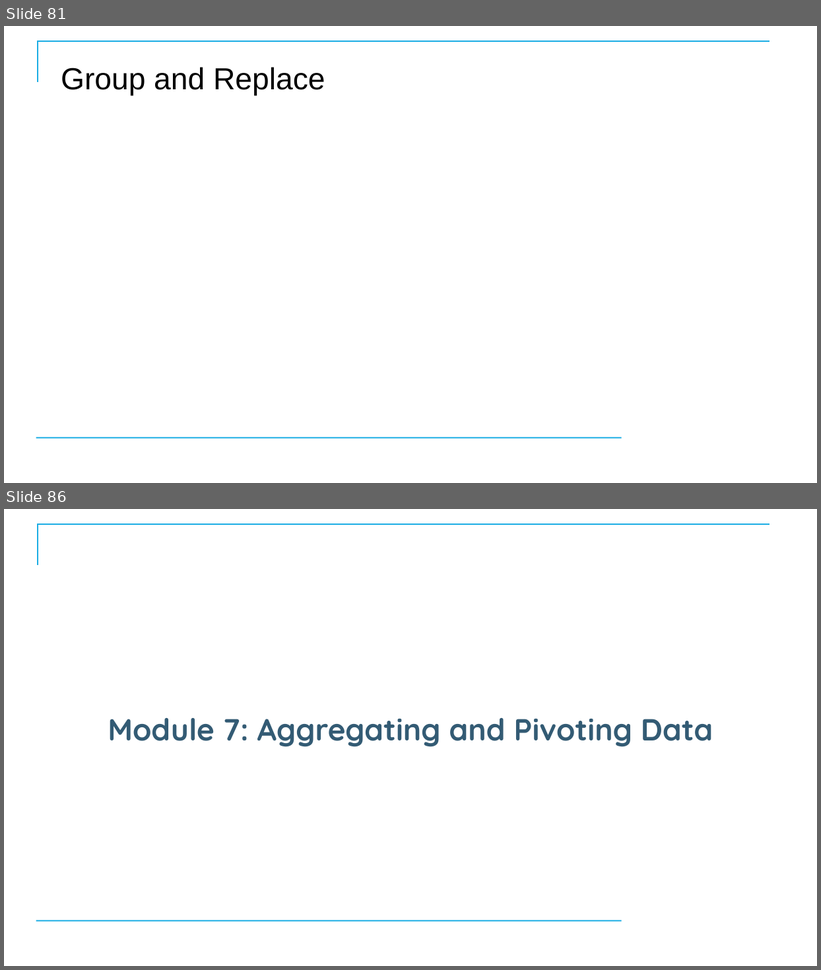
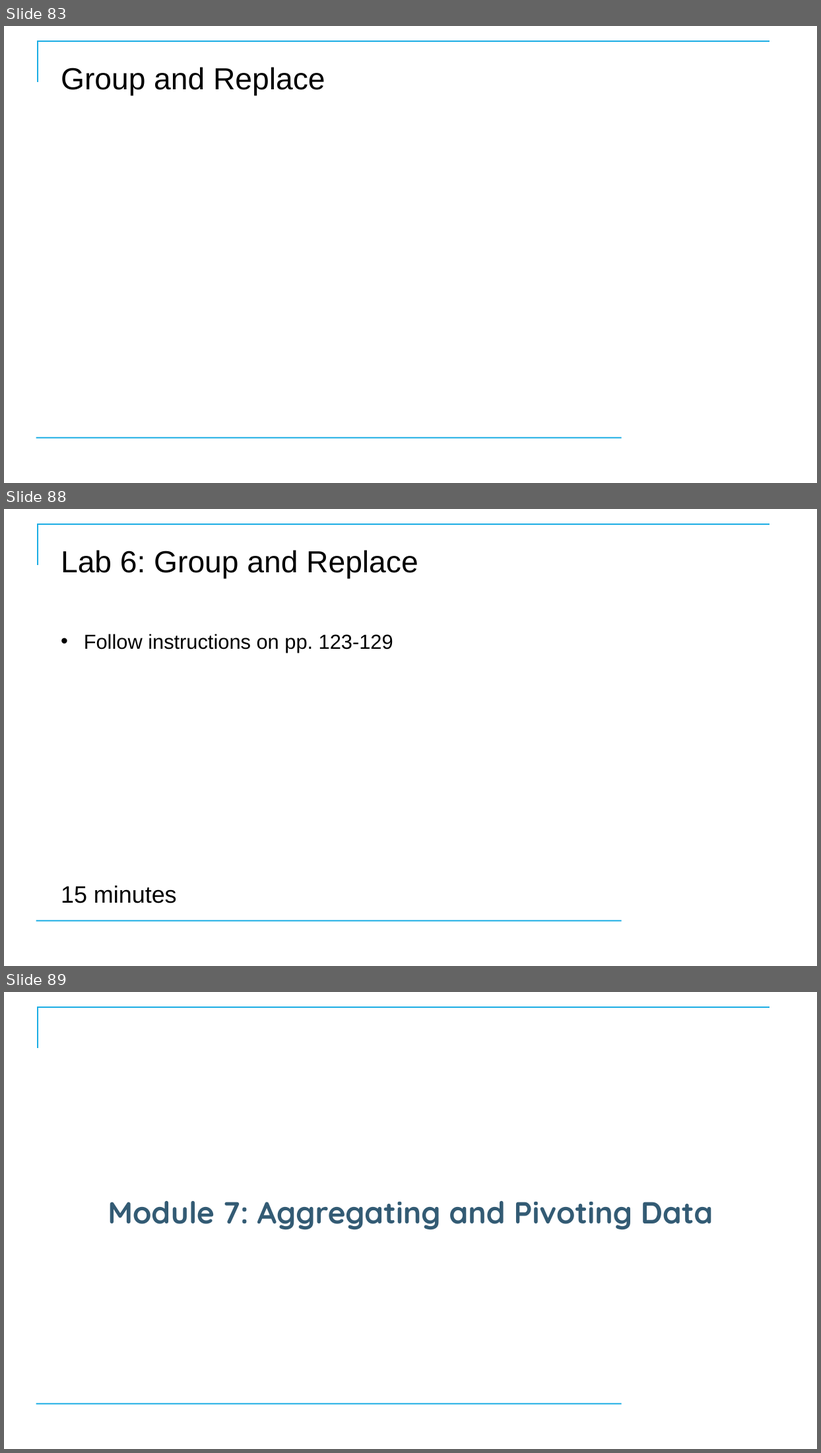
Before and after one commit to CostelloTechnicalConsulting/XTBP10---Tableau-Prep-Introduction, a slide deck: ppt/TableauPrepBuilderIntroV1_1.pptx. Shown one above the other, each under a label of ours: slides 81 and 86 before the commit, slides 83, 88 and 89 after it; the slides between them are not shown. The pictures are 821x970 and 821x1453 pixels, drawn with LibreOffice and Linux fonts; fonts in the diff are those of the drawing; background and template pictures are left out. Boxes give left, top, right and bottom in pixels: in the first picture for what was removed or moved away, otherwise in the second. Text is boxed around its words. In the diff, an @@ line names an element or a change of style, - is before the commit and + after.

```diff
--- a/ppt/TableauPrepBuilderIntroV1_1.pptx
+++ b/ppt/TableauPrepBuilderIntroV1_1.pptx
@@ slide 88 added at [4,509,817,966], background #FFFFFF; not listed: 2 template elements that a slide beside it also shows @@
@@ title added at [61,550,418,579], 36 pt, text #000000 @@
+Lab 6: Group and Replace
@@ subtitle added at [84,634,393,653], 24 pt, text #000000 @@
+• Follow instructions on pp. 123-129
@@ text added at [61,886,177,904], 28 pt, text #000000 @@
+15 minutes
@@ what was slide 81 is now slide 83 @@
@@ what was slide 86 is now slide 89 @@
```
Also in this commit, not shown: 7 slides changed, 7 other slides added, 4 slides removed, 3 other files.
